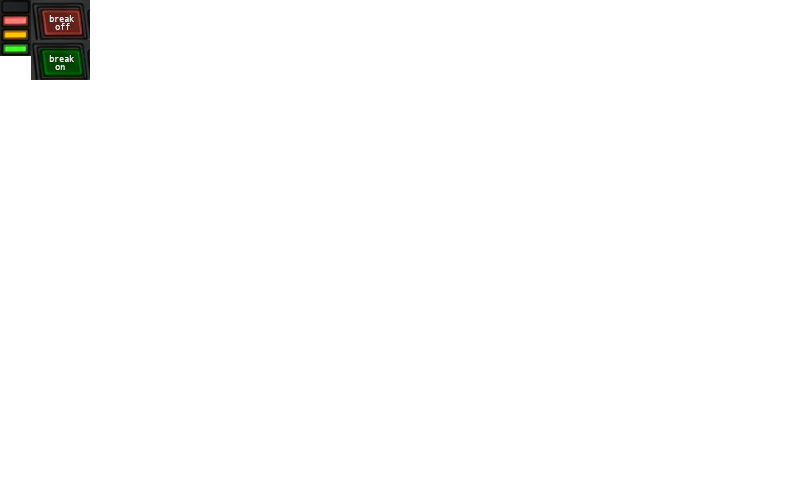
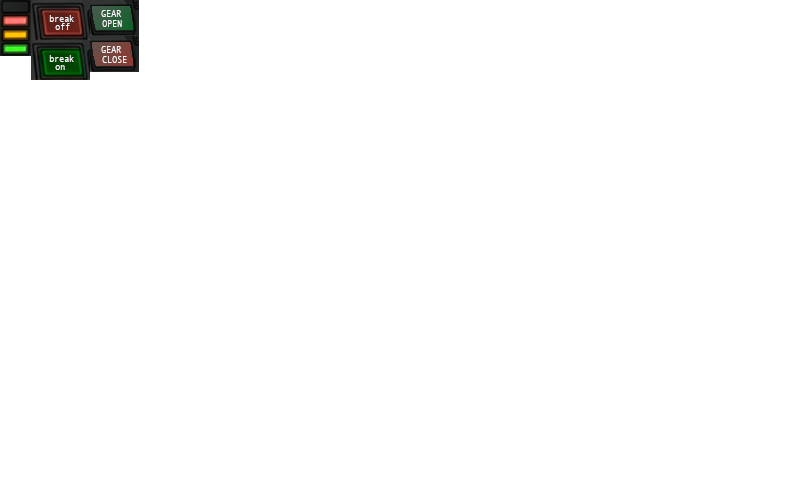
Layered file, before and after one edit (800 × 500). Changes by layer:
added layer "cockpit-l.png copy #1" above "cockpit-l.png copy" over box(90, 36, 139, 72)
added layer "cockpit-l.png copy" above "Background" over box(90, 0, 139, 36)